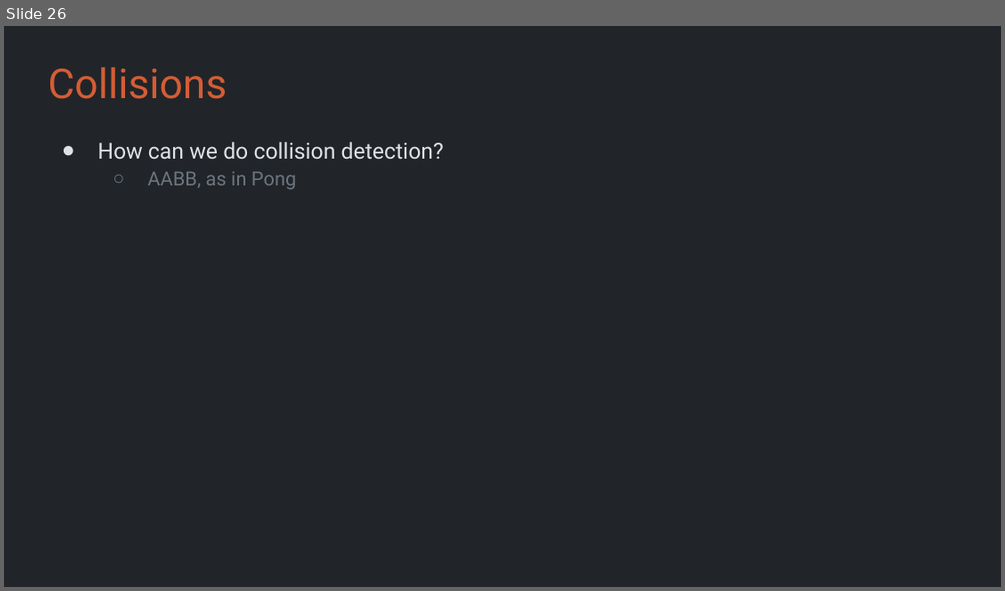
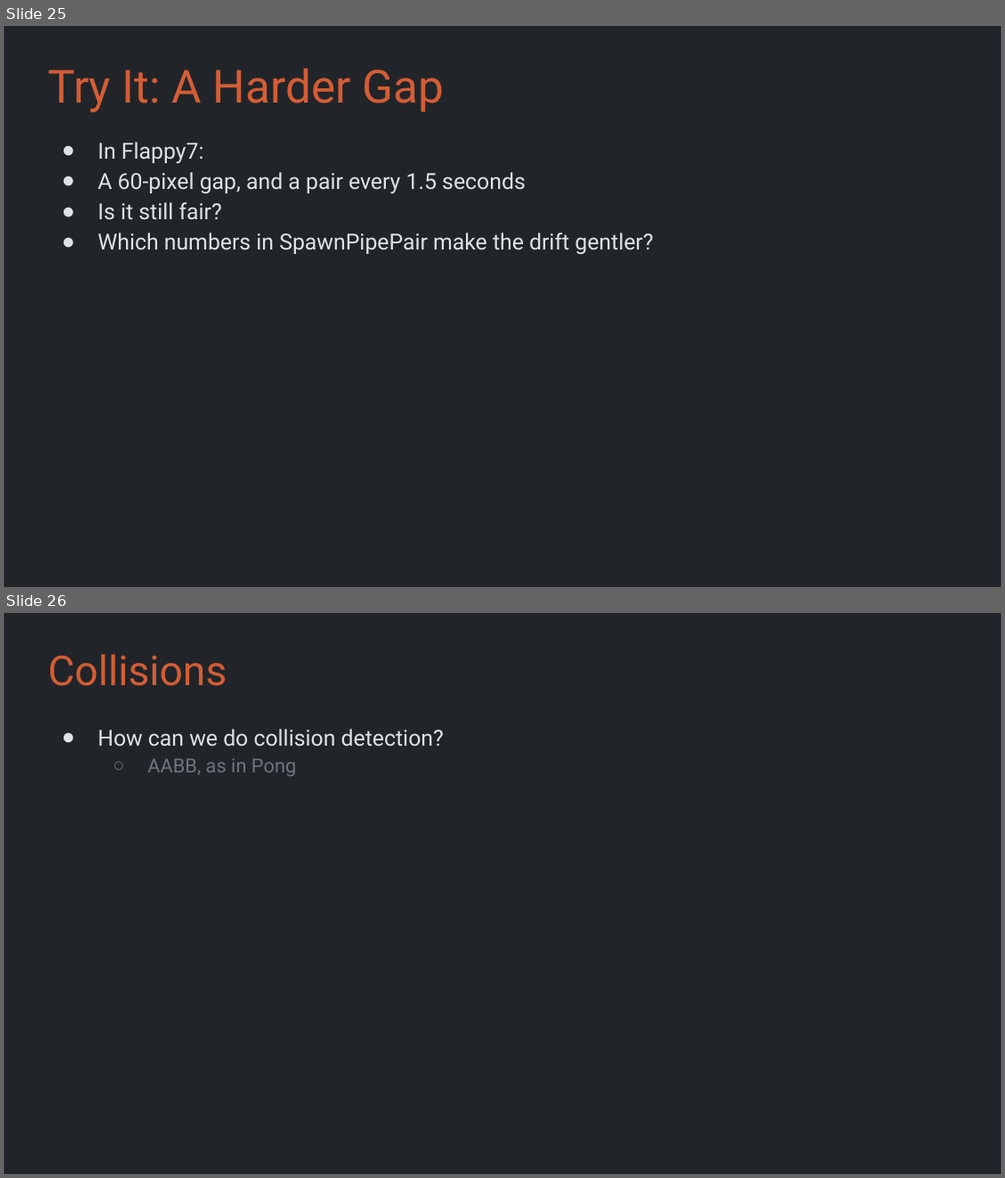
Before and after one commit to Metamate/gar, a slide deck: slides/02 Flappy Bird.pptx. Shown one above the other, each under a label of ours: slide 26 before the commit, slides 25 and 26 after it. The pictures are 1005x591 and 1005x1178 pixels, drawn with LibreOffice and Linux fonts; fonts in the diff are those of the drawing. Boxes give left, top, right and bottom in pixels: in the first picture for what was removed or moved away, otherwise in the second. Text is boxed around its words. In the diff, an @@ line names an element or a change of style, - is before the commit and + after.

```diff
--- a/slides/02 Flappy Bird.pptx
+++ b/slides/02 Flappy Bird.pptx
@@ slide 25 added at (4, 26, 1001, 587), background #212529 @@
@@ title added at (48, 68, 445, 112), 33 pt, text #D45D35 @@
+Try It: A Harder Gap
@@ text added at (97, 142, 653, 254), 16 pt, text #DEE2E6 @@
+● In Flappy7:
+● A 60-pixel gap, and a pair every 1.5 seconds
+● Is it still fair?
+● Which numbers in SpawnPipePair make the drift gentler?
```
Also in this commit, not shown: 6 slides changed, 2 other slides added, 3 slides removed, 25 other files.
